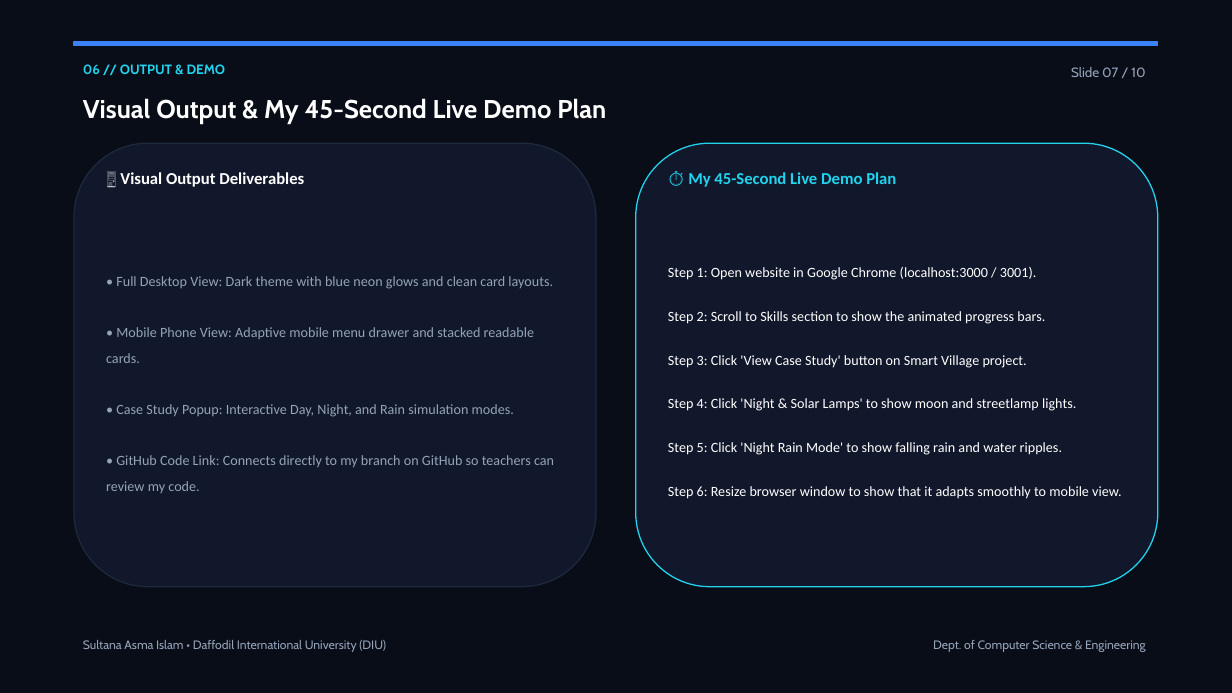
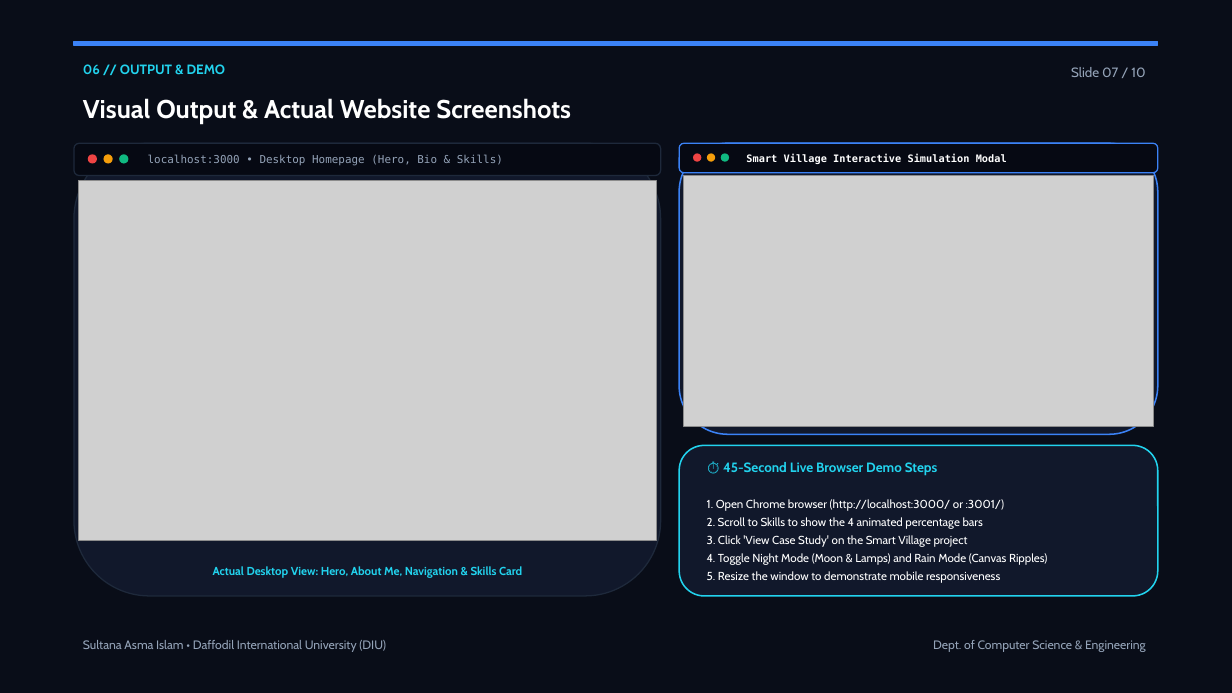
Before and after one commit to Sultana-Asma/sultana-portfolio, a slide deck: slide 7 of My_Portfolio_Presentation_Sultana.pptx. Drawn at 1232x693 pixels with LibreOffice and Linux fonts; fonts in the diff are those of the drawing; grey boxes stand for pictures. Boxes give left, top, right and bottom in pixels: in the first picture for what was removed or moved away, otherwise in the second. Text is boxed around its words. In the diff, an @@ line names an element or a change of style, - is before the commit and + after.

Commit message:
Update Title Slide with batch/section, add visual Sitemap diagram, and embed actual website screenshots in output slide

```diff
--- a/My_Portfolio_Presentation_Sultana.pptx
+++ b/My_Portfolio_Presentation_Sultana.pptx
@@ text at bbox=[83, 98, 571, 124]: text changed @@
-Visual Output & My 45-Second Live Demo Plan
+Visual Output & Actual Website Screenshots
@@ rounded rectangle: place and size @@
-rounded rectangle at bbox=[74, 143, 596, 587]
+rounded rectangle at bbox=[74, 143, 661, 596]
@@ rounded rectangle added at bbox=[74, 143, 661, 176], fill #060913, outline #1E293B 1 pt @@
@@ rounded rectangle: place and size @@
-rounded rectangle at bbox=[636, 143, 1158, 587]
+rounded rectangle at bbox=[679, 143, 1158, 434]
@@ rounded rectangle at bbox=[679, 143, 1158, 434]: outline #22D3EE 1 pt to #3B82F6 1.2 pt @@
@@ rounded rectangle added at bbox=[679, 143, 1158, 173], fill #060913, outline #3B82F6 1 pt @@
@@ ellipse added at bbox=[88, 154, 97, 164], fill #EF4444 @@
@@ ellipse added at bbox=[104, 154, 113, 164], fill #F59E0B @@
@@ ellipse added at bbox=[119, 154, 128, 164], fill #10B981 @@
@@ text removed at bbox=[120, 172, 304, 187] @@
-🖥️ Visual Output Deliverables
@@ text added at bbox=[148, 154, 503, 166], 8.5 pt, text #94A3B8 @@
+localhost:3000 • Desktop Homepage (Hero, Bio & Skills)
@@ picture added at bbox=[684, 176, 1153, 427] @@
@@ ellipse added at bbox=[693, 153, 701, 162], fill #EF4444 @@
@@ ellipse added at bbox=[707, 153, 715, 162], fill #F59E0B @@
@@ ellipse added at bbox=[721, 153, 729, 162], fill #10B981 @@
@@ text added at bbox=[746, 154, 1007, 164], 8 pt, text #FFFFFF, bold @@
+Smart Village Interactive Simulation Modal
@@ picture added at bbox=[79, 180, 656, 541] @@
@@ text removed at bbox=[106, 276, 554, 493] @@
-• Full Desktop View: Dark theme with blue neon glows and clean card layouts.
-• Mobile Phone View: Adaptive mobile menu drawer and stacked readable cards.
-• Case Study Popup: Interactive Day, Night, and Rain simulation modes.
-• GitHub Code Link: Connects directly to my branch on GitHub so teachers can review my code.
@@ rounded rectangle added at bbox=[679, 445, 1158, 596], fill #11182B, outline #22D3EE 1.2 pt @@
@@ text at bbox=[723, 462, 937, 476]: text changed; size 13 to 10.5 pt; font Calibri to Cabin @@
-⏱️ My 45-Second Live Demo Plan
+⏱️ 45-Second Live Browser Demo Steps
@@ text at bbox=[707, 499, 1047, 583]: text changed; size 11 to 9 pt; font Calibri to Cabin @@
-Step 1: Open website in Google Chrome (localhost:3000 / 3001).
-Step 2: Scroll to Skills section to show the animated progress bars.
-Step 3: Click 'View Case Study' button on Smart Village project.
-Step 4: Click 'Night & Solar Lamps' to show moon and streetlamp lights.
-Step 5: Click 'Night Rain Mode' to show falling rain and water ripples.
-Step 6: Resize browser window to show that it adapts smoothly to mobile view.
+1. Open Chrome browser (http://localhost:3000/ or :3001/)
+2. Scroll to Skills to show the 4 animated percentage bars
+3. Click 'View Case Study' on the Smart Village project
+4. Toggle Night Mode (Moon & Lamps) and Rain Mode (Canvas Ripples)
+5. Resize the window to demonstrate mobile responsiveness
@@ text added at bbox=[213, 566, 522, 578], 9 pt, text #22D3EE, bold @@
+Actual Desktop View: Hero, About Me, Navigation & Skills Card
```
Also in this commit, not shown: 1 other slide changed, 1 slide added, 1 slide removed, 8 other files.
